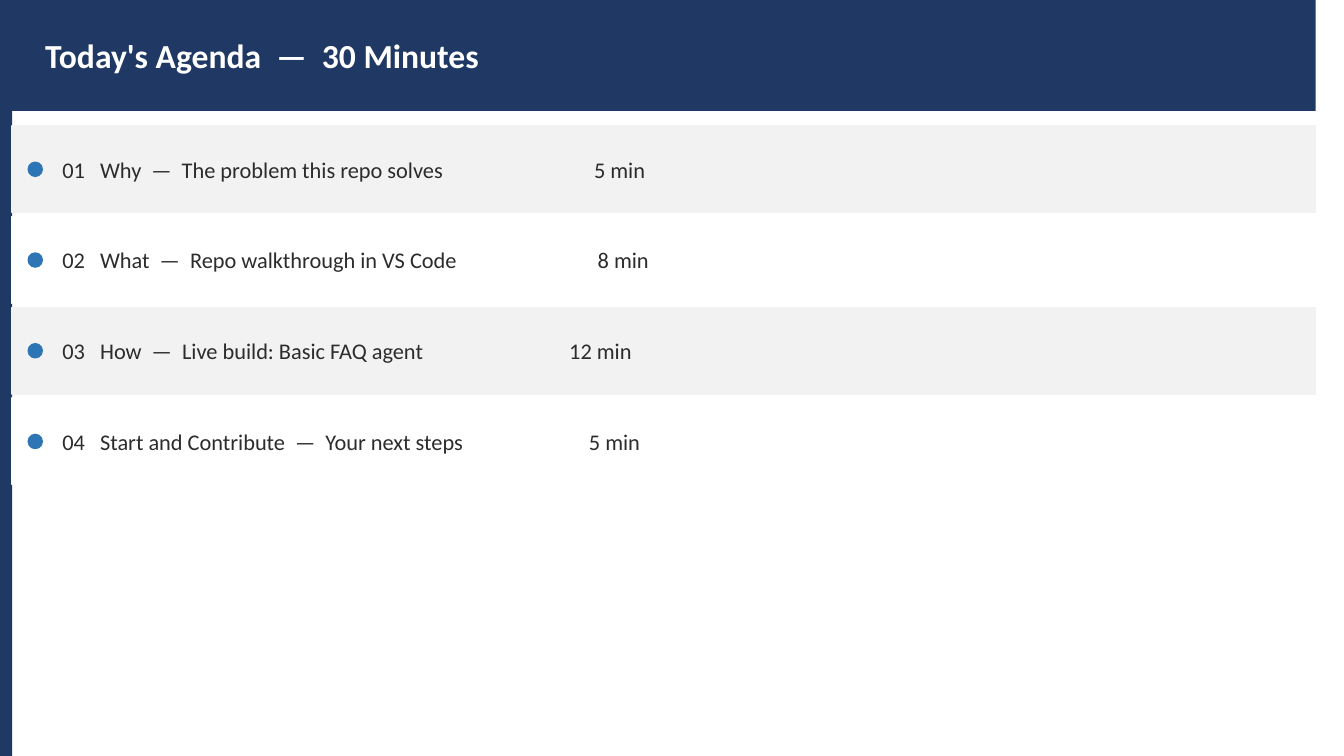
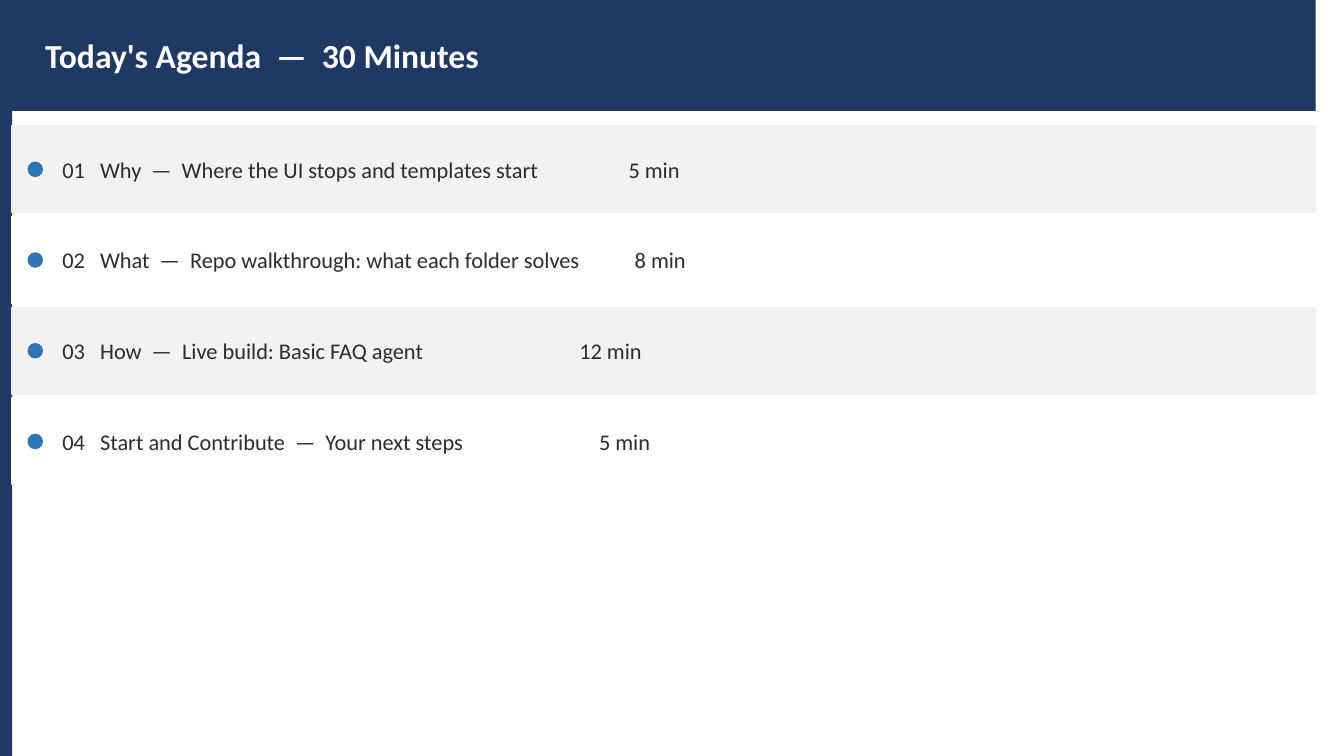
Before and after one commit to ramyabhargavi-p/copilot-studio-templates, a slide deck: slide 2 of docs/demo-prep-presentation.pptx. Drawn at 1344x756 pixels with LibreOffice and Linux fonts; fonts in the diff are those of the drawing. Boxes give left, top, right and bottom in pixels: in the first picture for what was removed or moved away, otherwise in the second. Text is boxed around its words. In the diff, an @@ line names an element or a change of style, - is before the commit and + after.

```diff
--- a/docs/demo-prep-presentation.pptx
+++ b/docs/demo-prep-presentation.pptx
@@ text at bbox=[62, 162, 680, 182]: text changed @@
-01 Why — The problem this repo solves 5 min
+01 Why — Where the UI stops and templates start 5 min
@@ text at bbox=[62, 252, 686, 272]: text changed @@
-02 What — Repo walkthrough in VS Code 8 min
+02 What — Repo walkthrough: what each folder solves 8 min
@@ text "03 How — Live build: ..." rewrapped from bbox=[62, 343, 632, 363] to bbox=[62, 343, 642, 363] @@
@@ text "04 Start and Contribute — ..." rewrapped from bbox=[62, 434, 640, 454] to bbox=[62, 434, 650, 454] @@
```
Also in this commit, not shown: 4 other slides changed, 5 slides added, 3 slides removed, 1 other file.
